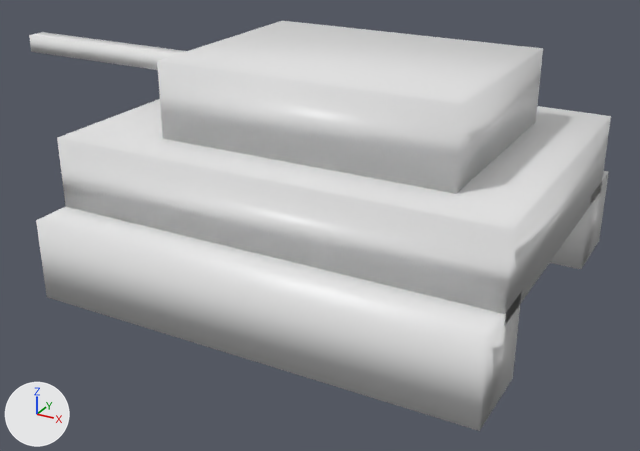
What one commit did to the glTF model units/bigtank.glb.
Before and after are seen from a camera (50 mm lens) standing at (16.0, -26.2, 13.9) and looking at (-0.5, 3.8, -1.1). The lights are fixed; the arrows at lower left show +X, +Y and +Z. Where no turn or scale is listed for an object, it has been applied to the vertices.
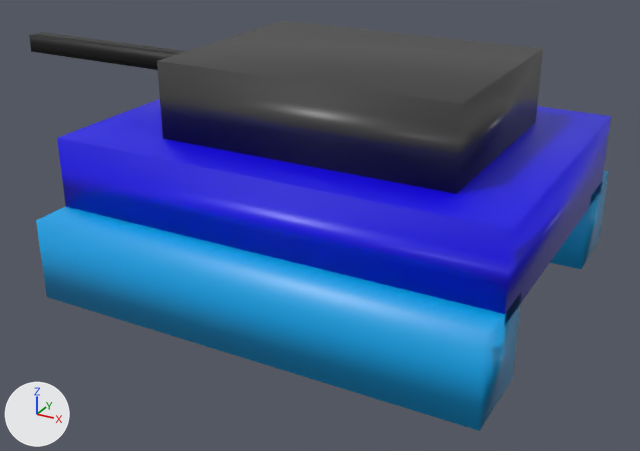
Boxes (x1, y1, x2, y2) around the edits, measured in the pictures (640 x 451 px):
'Cube.002', recoloured (white to blue): (57, 99, 611, 325) in both
'Cube', recoloured (white to blue): (36, 206, 522, 431) in both
'Cube.003', recoloured: (157, 21, 543, 194) in both
'Cube.004', recoloured (white to black): (29, 32, 186, 70) in both
'Cube.001', recoloured (white to blue): (550, 171, 609, 269) in both

The change, as a list of edits to the scene's bpy script:
```text
Change mat_material:
    mat_material.base_color: (0.8, 0.8, 0.8) -> (0.0, 0.367, 0.8)  # white #e7e7e7 -> cyan #00a3e7
Change mat_material_002:
    mat_material_002.base_color: (0.8, 0.8, 0.8) -> (0.00581, 0.0, 0.8)  # white #e7e7e7 -> blue #1100e7
Change mat_material_003:
    mat_material_003.base_color: (0.8, 0.8, 0.8) -> (0.0445, 0.0445, 0.0445)  # white #e7e7e7 -> black #3c3c3c
Change mat_material_004:
    mat_material_004.base_color: (0.8, 0.8, 0.8) -> (0.0, 0.0, 0.0)  # white #e7e7e7 -> black #000000
```
